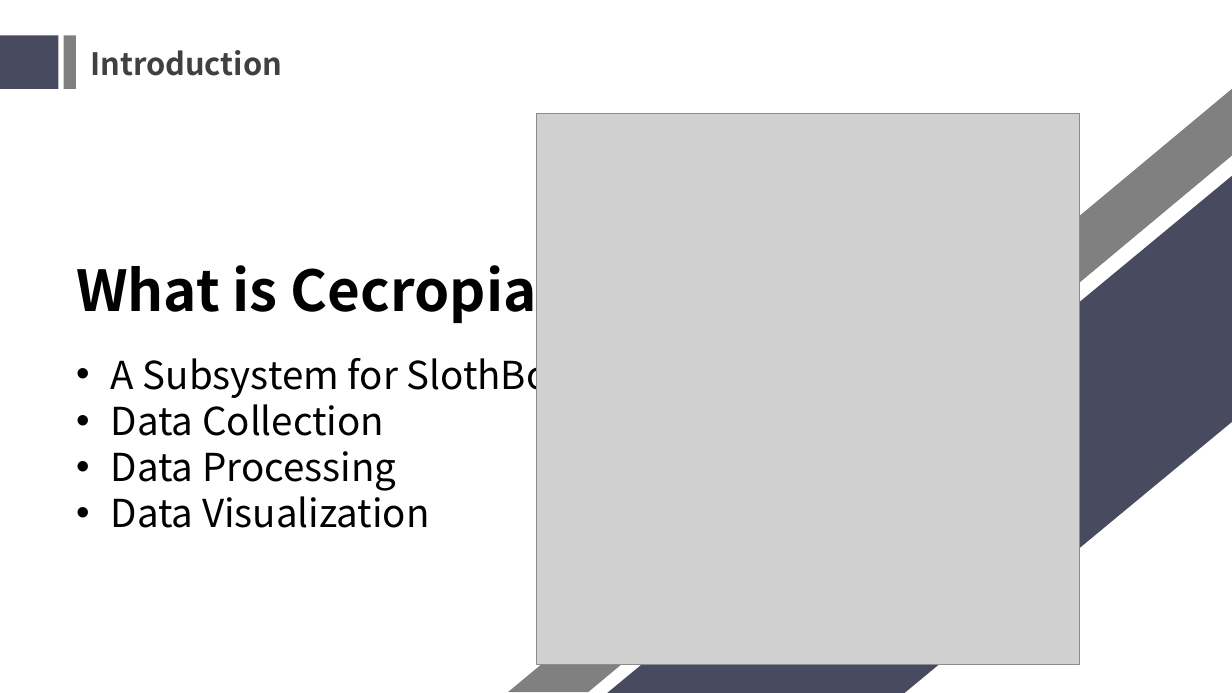
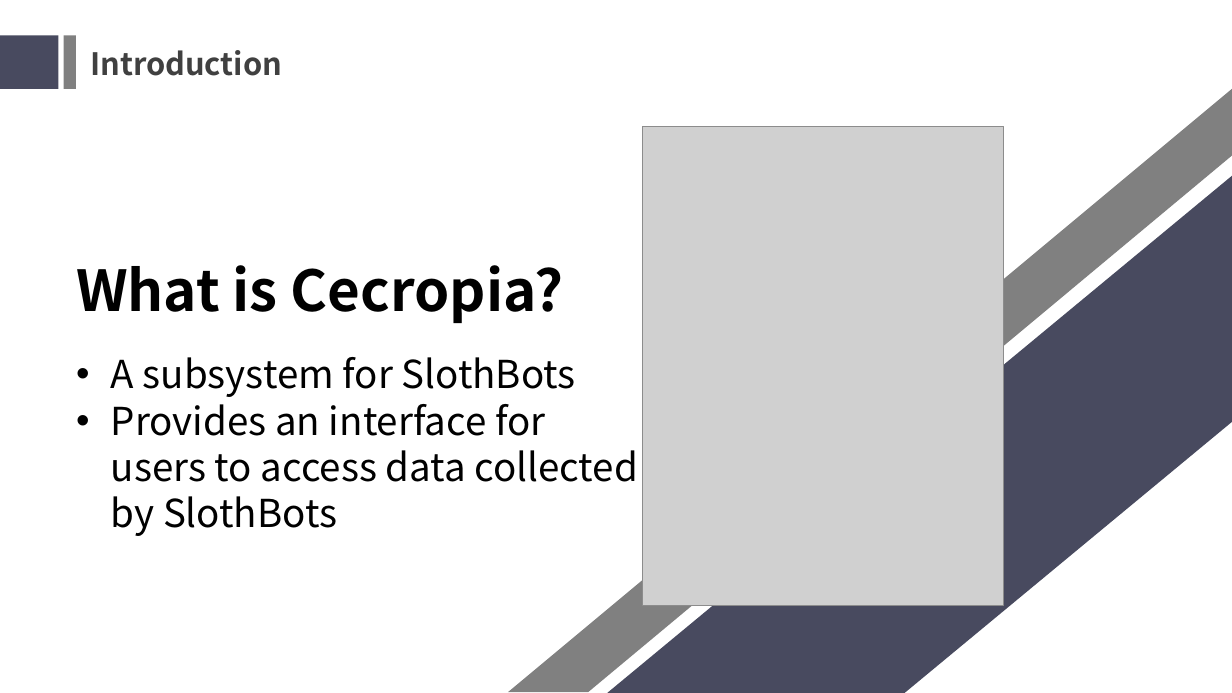
Before and after one commit to YilunAllenChen/Cecropia, a slide deck: slide 3 of Manual/Cecropia.pptx. Drawn at 1232x693 pixels with LibreOffice and Linux fonts; fonts in the diff are those of the drawing; grey boxes stand for pictures; background and template pictures are left out. Boxes give left, top, right and bottom in pixels: in the first picture for what was removed or moved away, otherwise in the second. Text is boxed around its words. In the diff, an @@ line names an element or a change of style, - is before the commit and + after.

```diff
--- a/Manual/Cecropia.pptx
+++ b/Manual/Cecropia.pptx
@@ picture: place and size @@
-picture at <box>537,113,1080,665</box>
+picture at <box>642,126,1004,605</box>
@@ text "What is Cecropia?" rewrapped from <box>76,254,564,326</box> to <box>76,265,564,323</box> @@
@@ text at <box>111,357,638,536</box>: text changed @@
-• A Subsystem for SlothBot
-• Data Collection
-• Data Processing
-• Data Visualization
+• A subsystem for SlothBots
+• Provides an interface for users to access data collected by SlothBots
```
Also in this commit, not shown: 4 other slides changed, 1 slide added, 1 slide removed, 2 other files.
